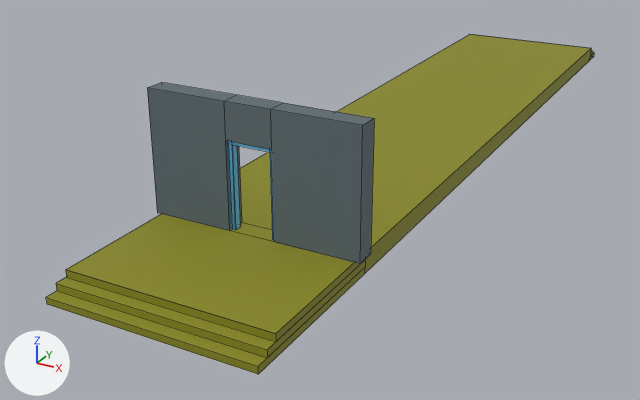
The FBX model OSB3D/Assets/Prefabs/Import/Buildings/BP05_F01_01.fbx: old version first, new version second.
Before and after are seen from a 50 mm lens placed at (32.2, -63.4, 9.0), pointed at (20.8, -42.6, -1.3). The axes (+X, +Y, +Z) are drawn at lower left. The lights are the same throughout. Mesh edges are drawn as thin lines. Vertices at the same position are counted once.

Objects in the first picture: 'BP05_F01_01'.
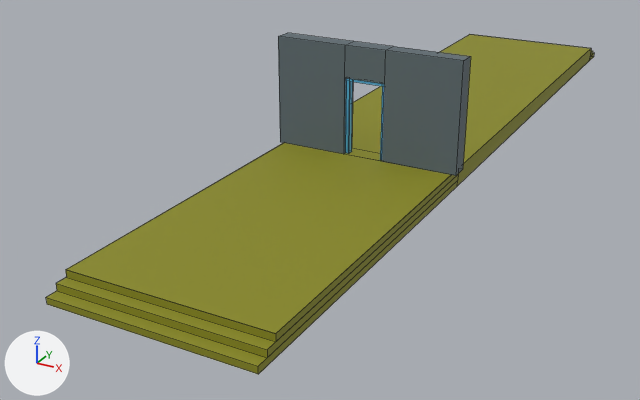
Pixel boxes (x1, y1, x2, y2) of what changed, in the pictures (640 x 400 px; the box of a moved part takes in the faces that stretch with it):
'BP05_F01_01', reshaped
    before: (46, 34, 594, 374)
    after: (46, 33, 594, 374)
part 1 of me_cube_003, moved or reshaped
    before: (228, 141, 273, 239)
    after: (345, 78, 384, 160)
part 2 of me_cube_003, moved or reshaped
    before: (147, 49, 497, 275)
    after: (157, 33, 497, 275)

The edits, one by one:
me_cube_003 is used by ob_bp05_f01_01; location (22.5, -40.0, 2.5).
me_cube_003 had 99 vertices, 63 faces and spanned x -2.6..2.6, y -12.5..12.5, z -2.5..1.5.
me_cube_003 now has 97 vertices, 63 faces and spans x -2.6..2.6, y -12.5..12.5, z -2.5..1.0.
me_cube_003 part 1: the loose piece of 26 vertices spanning x -0.6..0.5, y -8.7..-8.5, z -2.0..0.1 is moved by (0.0, 5.5, 0.0).
Part 2, on me_cube_003:
18 vertices are removed from x -2.6..2.6, y -8.8..-8.3, z -2.0..1.0.
17 faces are deleted.
19 vertices in x -2.6..2.5, y -8.8..-8.3, z -2.5..-2.0 move by (0.0, 5.5, 0.0).
8 vertices are added at x -2.6..2.6, y -3.3, z -2.0..1.0.
10 new vertices lie (0.0, 0.5, 0.0) away from vertices in x -2.6..2.6, y -8.8..-3.3, z -2.0..1.0.
15 new faces join them, mat_facade_001 (dark blue #5e6b72).
2 new faces join them, mat_slab_001 (yellow #8a8a1b).
